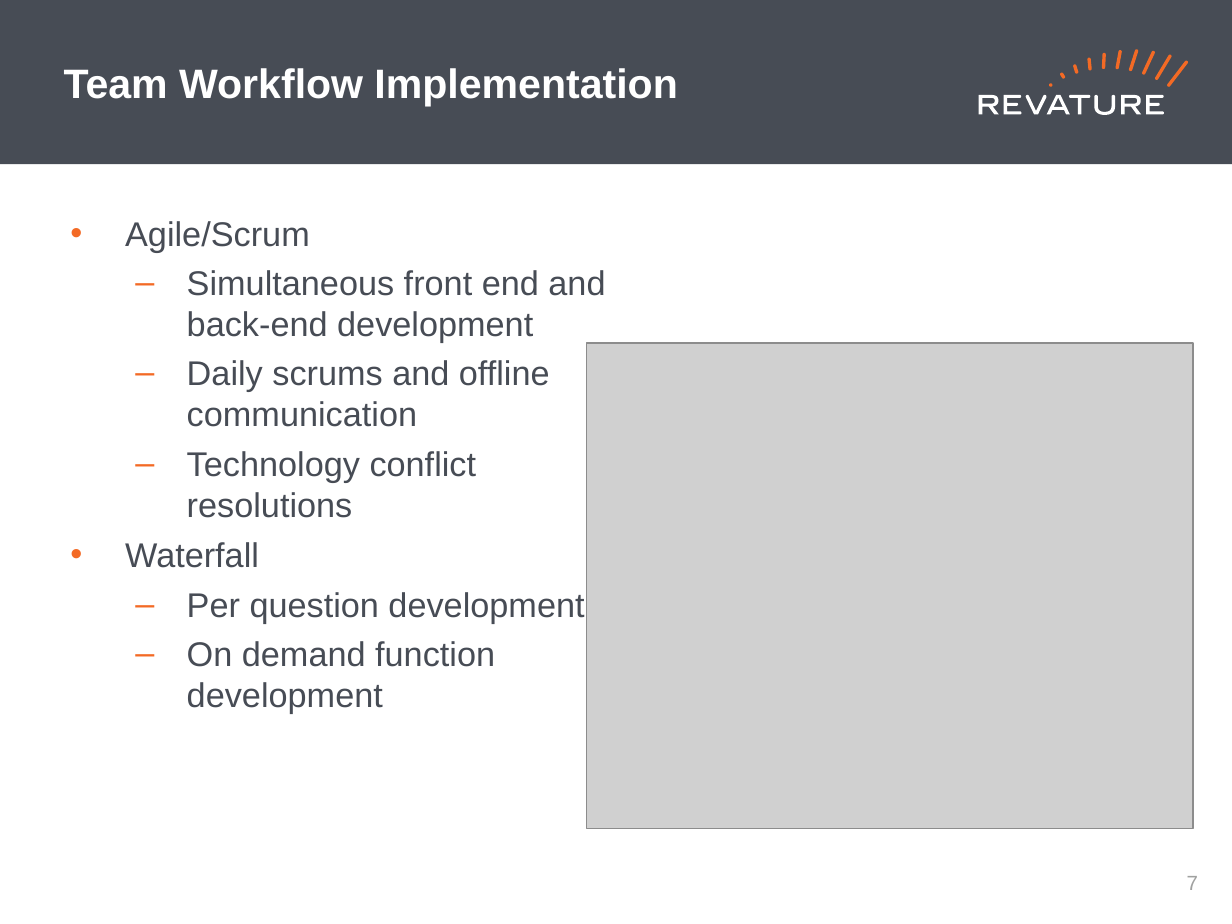
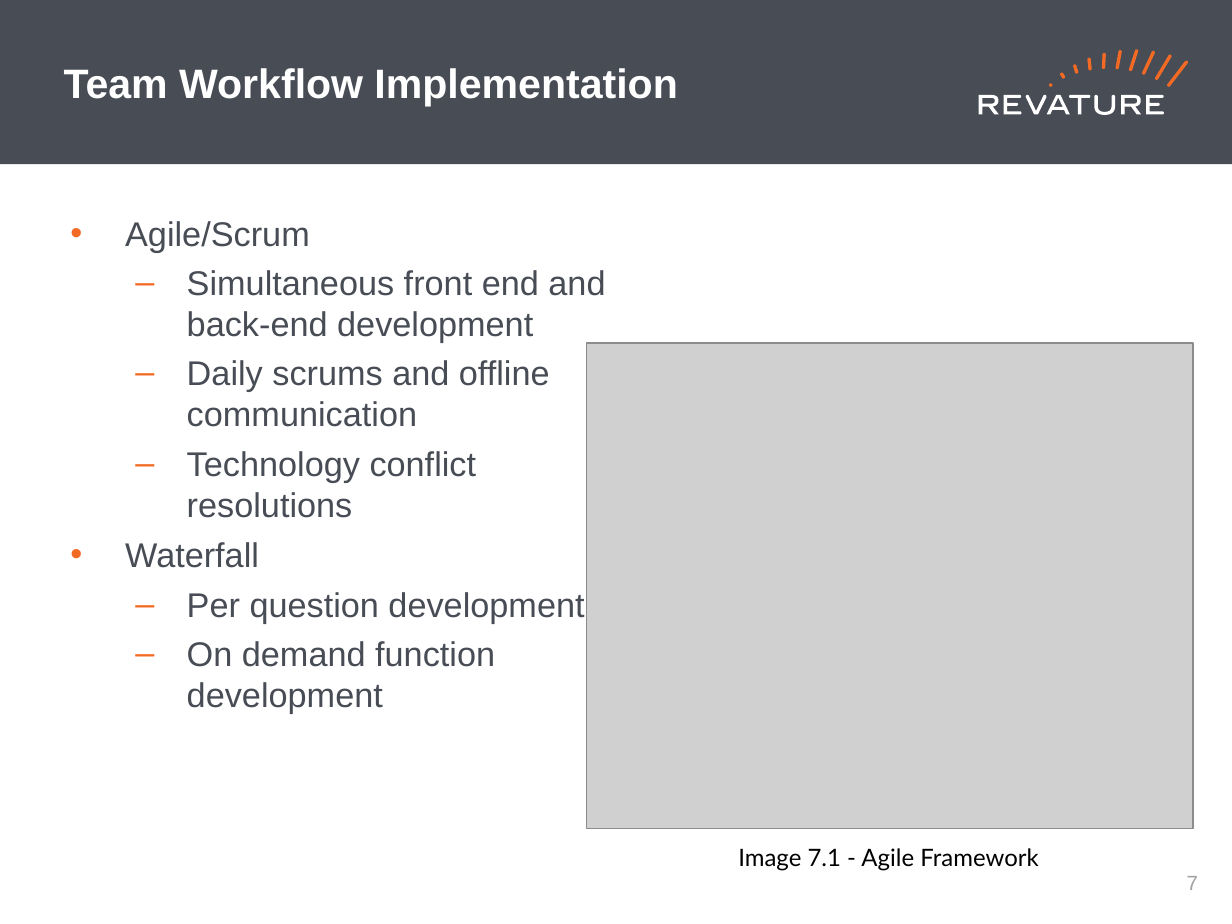
Before and after one commit to 220103-java-etl/Amplifire-404-Braincells, a slide deck: slide 8 of BraincellsP2_Presentation.pptx. Drawn at 1232x924 pixels with LibreOffice and Linux fonts; fonts in the diff are those of the drawing; grey boxes stand for pictures. Boxes give left, top, right and bottom in pixels: in the first picture for what was removed or moved away, otherwise in the second. Text is boxed around its words. In the diff, an @@ line names an element or a change of style, - is before the commit and + after.

```diff
--- a/BraincellsP2_Presentation.pptx
+++ b/BraincellsP2_Presentation.pptx
@@ text added at (738, 848, 1039, 871), 14 pt, text #000000 @@
+Image 7.1 - Agile Framework
```
Also in this commit, not shown: 4 other slides changed.
